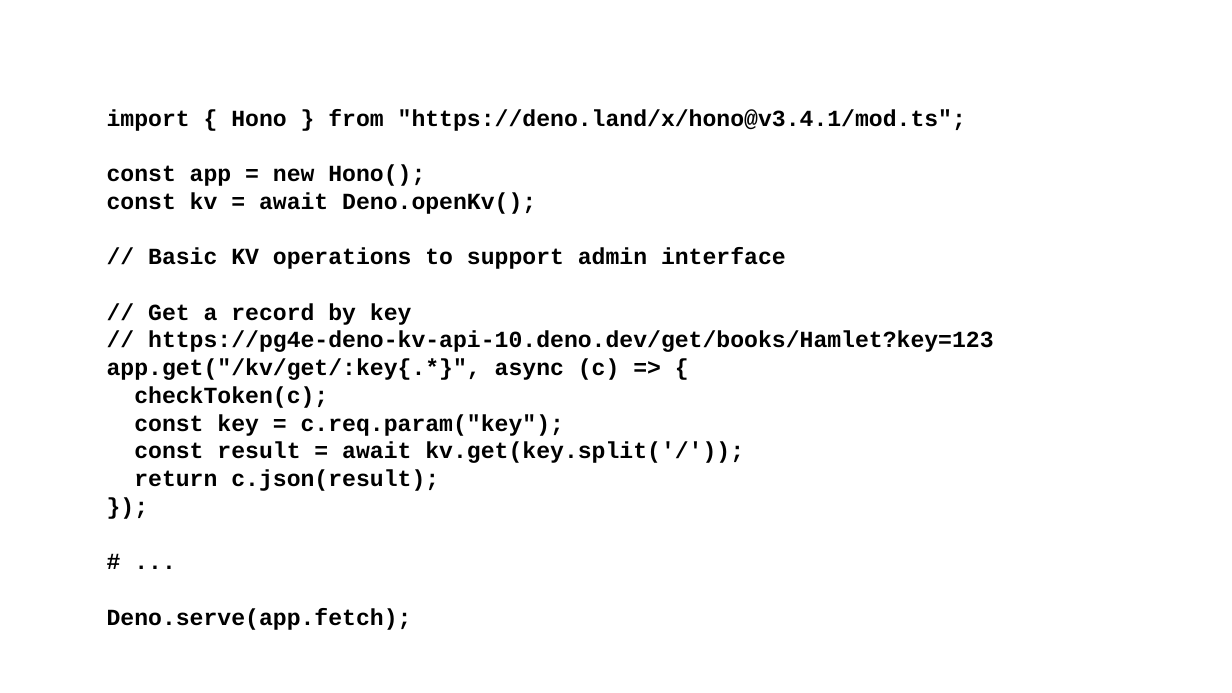
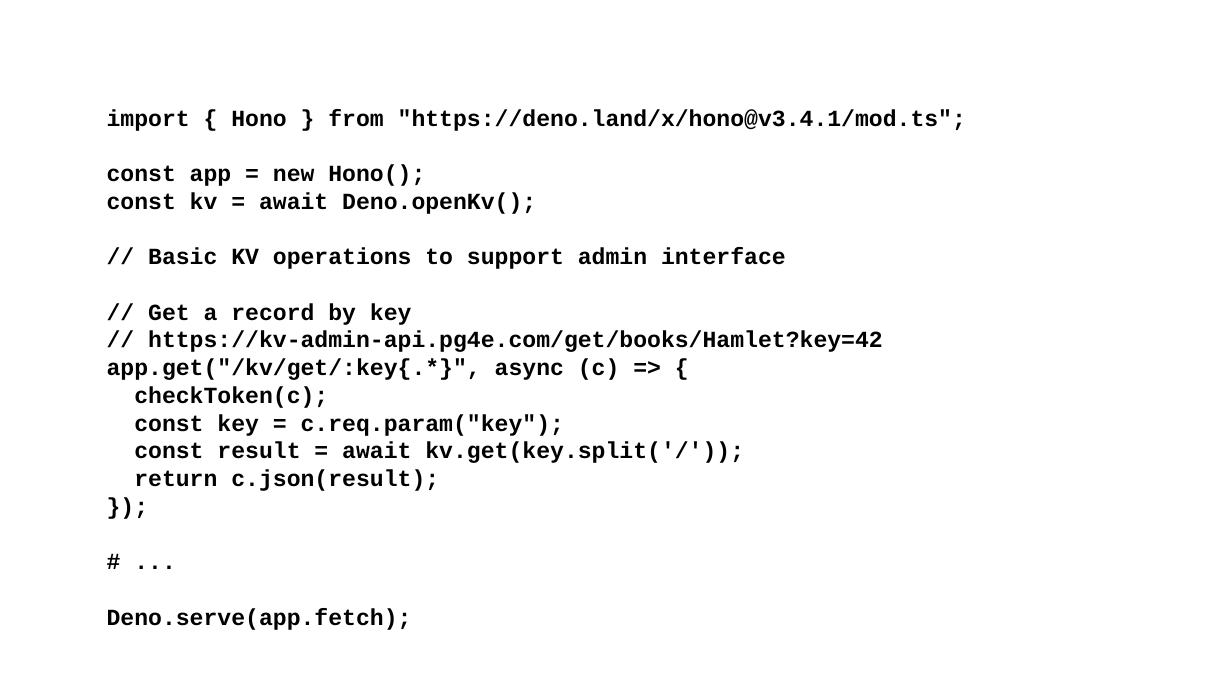
Before and after one commit to csev/pg4e, a slide deck: slide 41 of lectures/07-DenoKV.pptx. Drawn at 1232x693 pixels with LibreOffice and Linux fonts; fonts in the diff are those of the drawing. Boxes give left, top, right and bottom in pixels: in the first picture for what was removed or moved away, otherwise in the second. Text is boxed around its words. In the diff, an @@ line names an element or a change of style, - is before the commit and + after.

```diff
--- a/lectures/07-DenoKV.pptx
+++ b/lectures/07-DenoKV.pptx
@@ text at (148,331,883,352): text changed @@
-// https://pg4e-deno-kv-api-10.deno.dev/get/books/Hamlet?key=123
+// https://kv-admin-api.pg4e.com/get/books/Hamlet?key=42
```
Also in this commit, not shown: 5 other slides changed, 3 other files.
